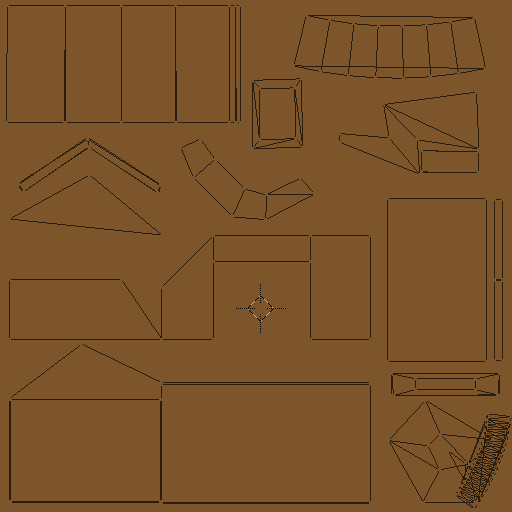
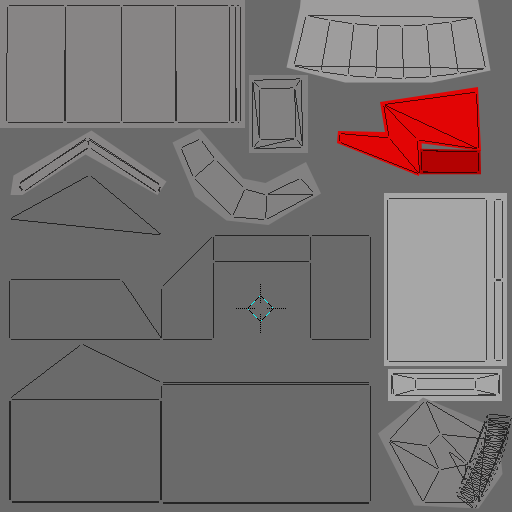
The second (512, 512) image is a revision of the first. Changes to its layers:
added layer "roof" above "pipe" over [left=0, top=0, right=245, bottom=195]
added layer "pipe" above "collection" over [left=286, top=0, right=491, bottom=83]
added layer "collection" above "sign_side" over [left=172, top=75, right=503, bottom=509]
added layer "sign_side" above "sign" over [left=420, top=148, right=481, bottom=175]
added layer "sign" above "door" over [left=337, top=87, right=481, bottom=176]
added layer "door" above "Hintergrund" over [left=384, top=193, right=507, bottom=401]
painted on "Hintergrund" over [left=0, top=0, right=512, bottom=512]
